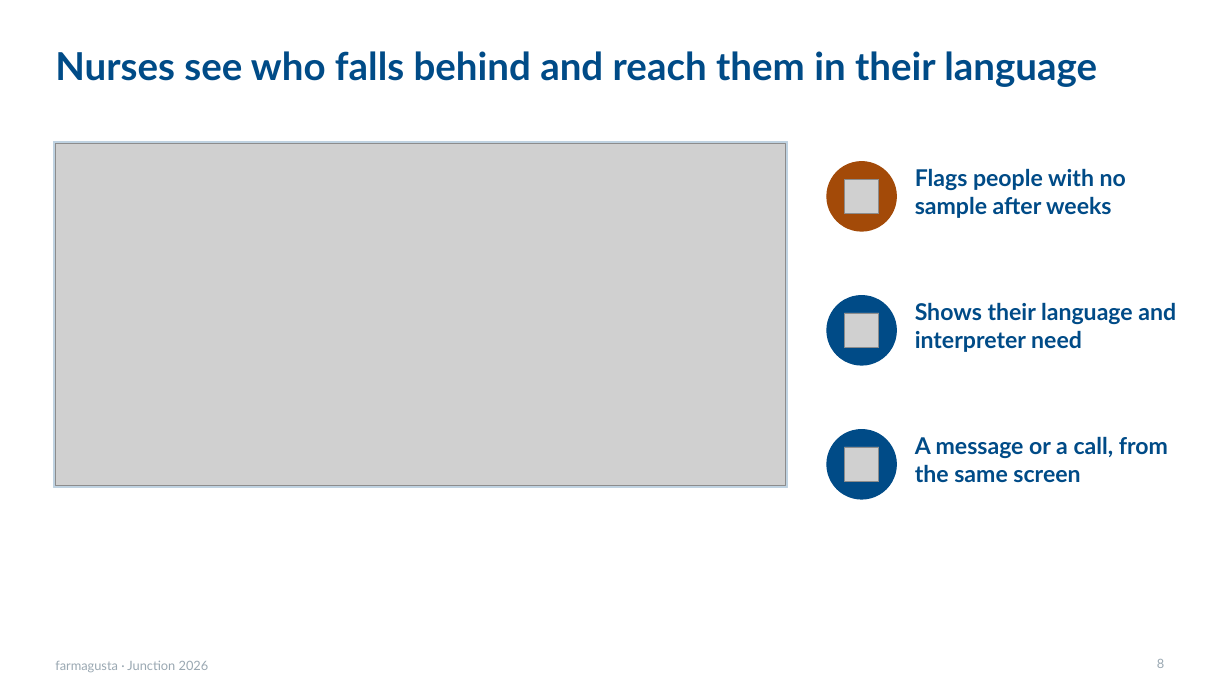
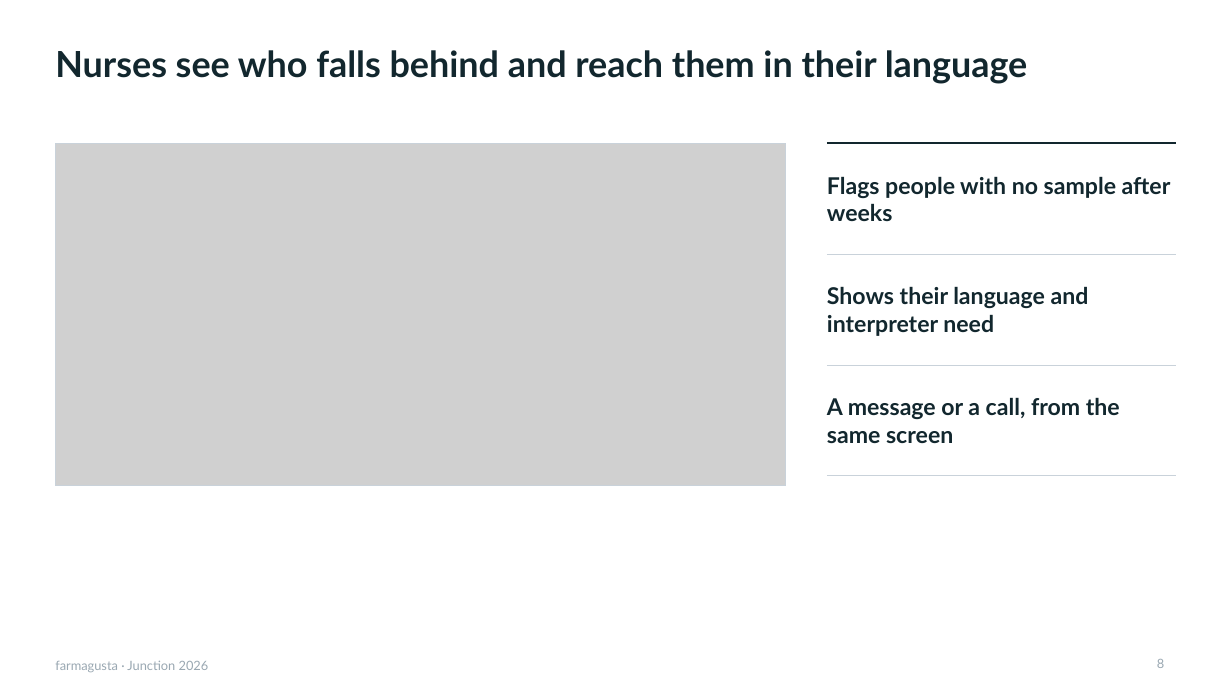
Before and after one commit to rromppanen/junction26, a slide deck: slide 8 of docs/pitch/farmagusta-screening-attendance.pptx. Drawn at 1232x693 pixels with LibreOffice and Linux fonts; fonts in the diff are those of the drawing; grey boxes stand for pictures. Boxes give left, top, right and bottom in pixels: in the first picture for what was removed or moved away, otherwise in the second. Text is boxed around its words. In the diff, an @@ line names an element or a change of style, - is before the commit and + after.

```diff
--- a/docs/pitch/farmagusta-screening-attendance.pptx
+++ b/docs/pitch/farmagusta-screening-attendance.pptx
@@ title "Nurses see who falls behind ..." at box(55, 50, 1028, 84): size 30 to 28 pt, text colour #004B87 to #12272E @@
@@ rectangle at box(55, 143, 786, 485): fill #BFD2E1 to none; outline #BFD2E1 1 pt to #C9D2DA 0.75 pt @@
@@ line added from (827, 143) to (1177, 143), #12272E 1.25 pt @@
@@ text "Flags people with no sample ...": place and size @@
-text "Flags people with no sample ..." at box(915, 168, 1126, 218)
+text "Flags people with no sample ..." at box(827, 176, 1171, 221)
@@ ellipse removed at box(827, 162, 897, 231) @@
@@ picture removed at box(845, 179, 880, 214) @@
@@ text "Shows their language and interpreter ...": place and size @@
-text "Shows their language and interpreter ..." at box(915, 302, 1176, 352)
+text "Shows their language and interpreter ..." at box(827, 286, 1089, 336)
@@ line added from (827, 254) to (1177, 254), #C9D2DA 0.75 pt @@
@@ ellipse removed at box(827, 296, 897, 365) @@
@@ picture removed at box(845, 313, 880, 348) @@
@@ text colour #004B87 to #12272E; vertical alignment top to middle in 3 elements at box(827, 176, 1171, 221), box(827, 286, 1089, 336), box(827, 397, 1120, 443) @@
@@ text "A message or a call, ...": place and size @@
-text "A message or a call, ..." at box(915, 436, 1168, 482)
+text "A message or a call, ..." at box(827, 397, 1120, 443)
@@ line added from (827, 365) to (1177, 365), #C9D2DA 0.75 pt @@
@@ ellipse removed at box(827, 430, 897, 499) @@
@@ picture removed at box(845, 447, 880, 482) @@
@@ line added from (827, 476) to (1177, 476), #C9D2DA 0.75 pt @@
```
Also in this commit, not shown: 8 other slides changed.
